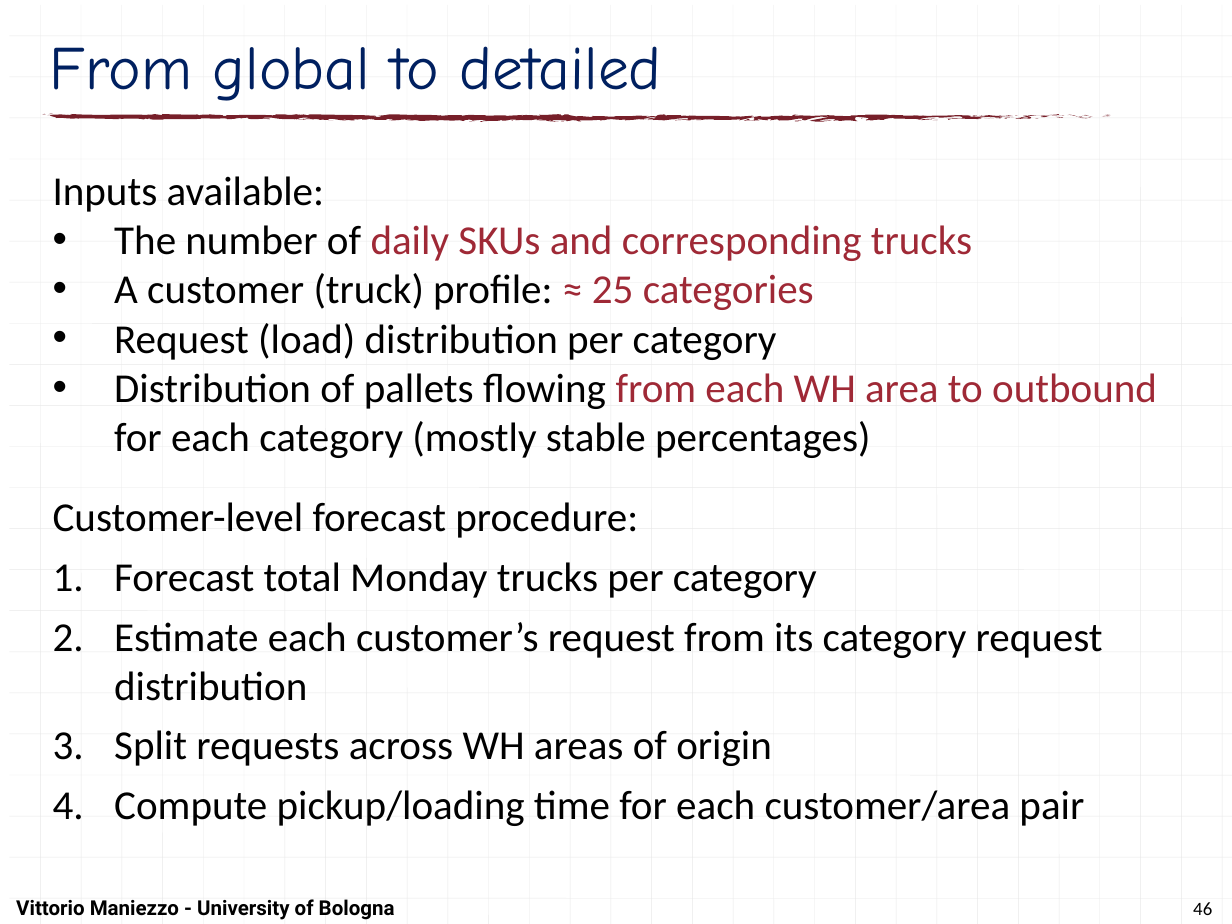
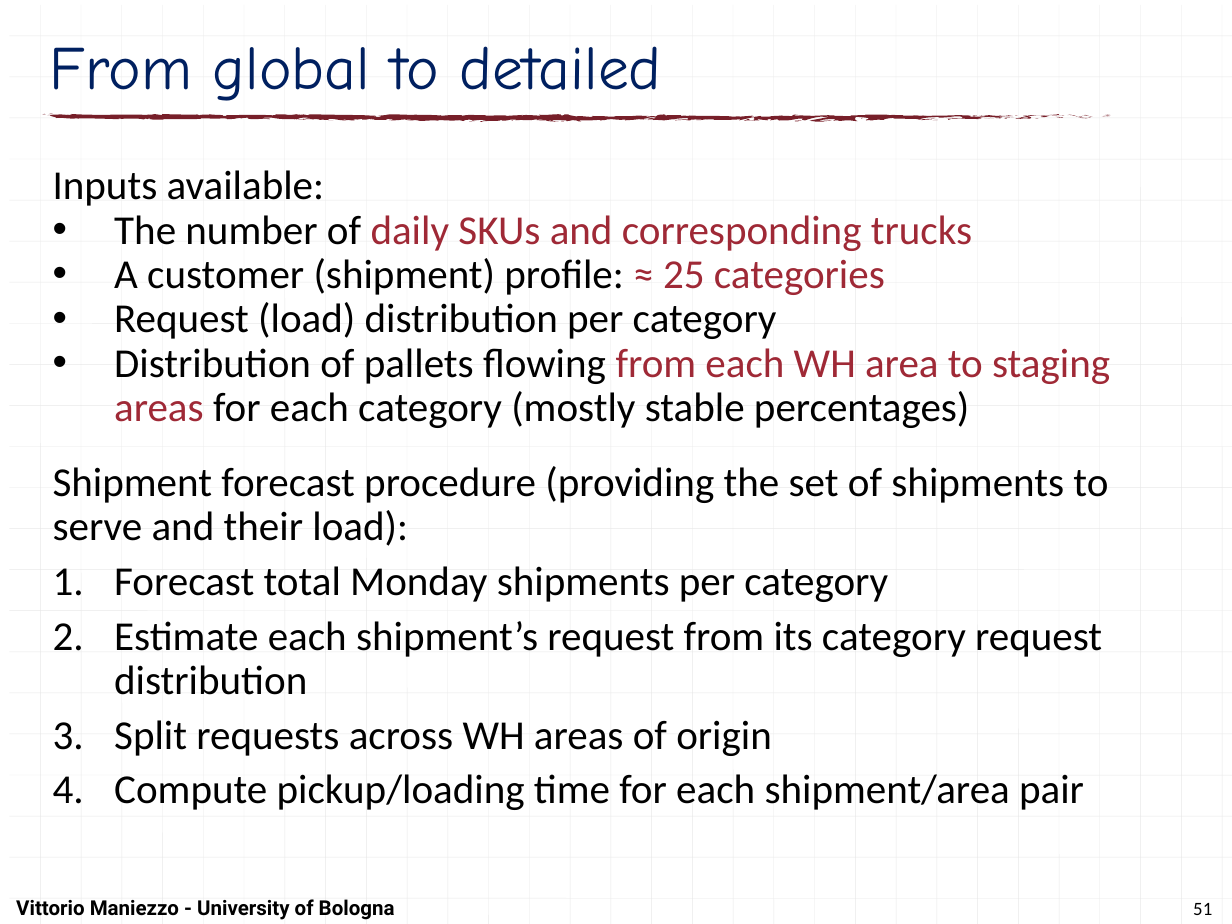
Before and after one commit to maniezzo/GDOforecast, a slide deck: slide 51 of doc/Schedulingseminar/schedulingSeminarXdock.pptx (slide 46 before the commit). Drawn at 1232x924 pixels with LibreOffice and Linux fonts; fonts in the diff are those of the drawing. Boxes give left, top, right and bottom in pixels: in the first picture for what was removed or moved away, otherwise in the second. Text is boxed around its words. In the diff, an @@ line names an element or a change of style, - is before the commit and + after.

```diff
--- a/doc/Schedulingseminar/schedulingSeminarXdock.pptx
+++ b/doc/Schedulingseminar/schedulingSeminarXdock.pptx
@@ text at [53, 170, 972, 756]: line spacing 1 to 0.9 @@
@@ text at [114, 258, 885, 295]: text changed @@
-• A customer (truck) profile: ≈ 25 categories
+• A customer (shipment) profile: ≈ 25 categories
@@ text at [53, 348, 1110, 695]: text changed @@
-• Distribution of pallets flowing from each WH area to outbound for each category (mostly stable percentages)
-Customer-level forecast procedure:
-1. Forecast total Monday trucks per category
-2. Estimate each customer’s request from its category request distribution
+• Distribution of pallets flowing from each WH area to staging areas for each category (mostly stable percentages)
+Shipment forecast procedure (providing the set of shipments to serve and their load):
+1. Forecast total Monday shipments per category
+2. Estimate each shipment’s request from its category request distribution
@@ text at [114, 774, 1084, 810]: text changed @@
-4. Compute pickup/loading time for each customer/area pair
+4. Compute pickup/loading time for each shipment/area pair
@@ page number at [1193, 903, 1212, 915]: text changed @@
-46
+51
```
Also in this commit, not shown: 26 other slides changed, 5 slides added, 1 other file.
